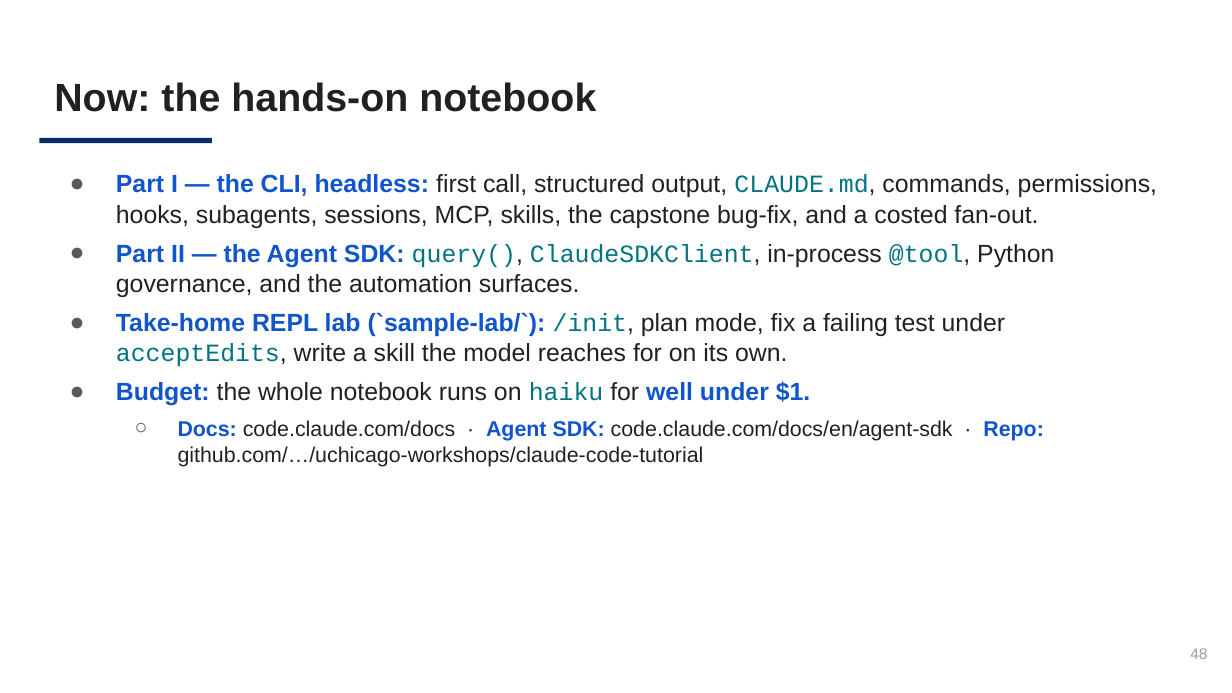
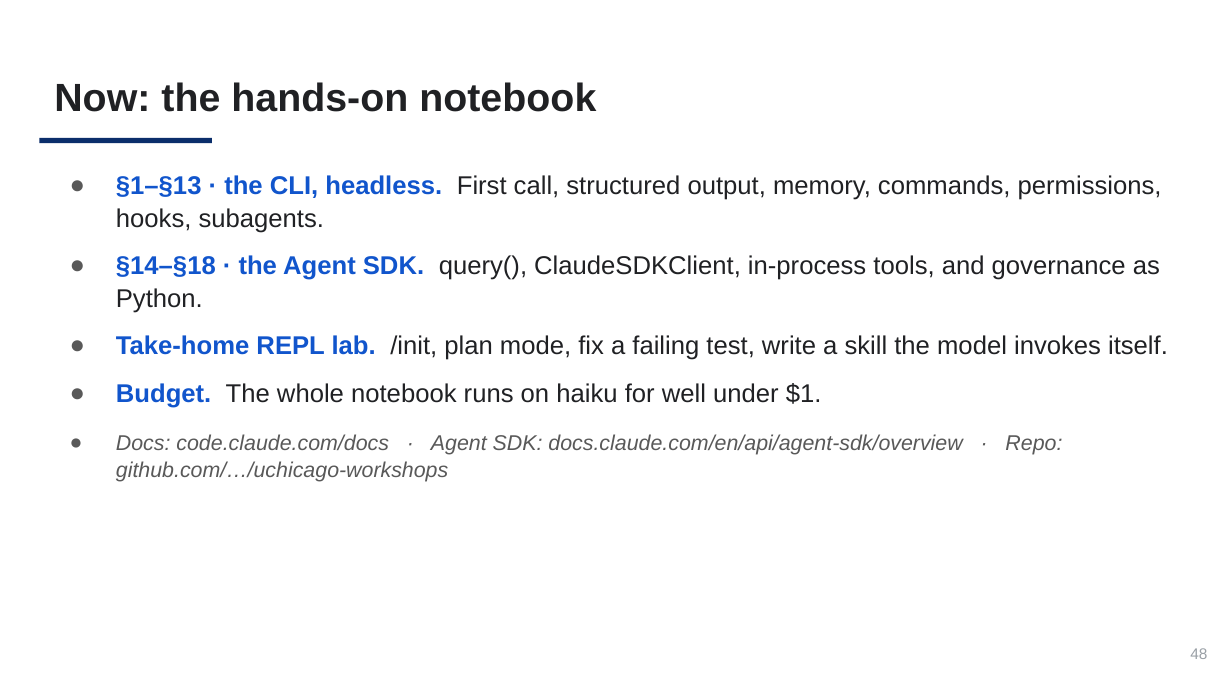
Before and after one commit to PursuitOfDataScience/uchicago-workshops, a slide deck: slide 48 of claude-code-tutorial/claude-code-tutorial.pptx. Drawn at 1232x693 pixels with LibreOffice and Linux fonts; fonts in the diff are those of the drawing. Boxes give left, top, right and bottom in pixels: in the first picture for what was removed or moved away, otherwise in the second. Text is boxed around its words. In the diff, an @@ line names an element or a change of style, - is before the commit and + after.

```diff
--- a/claude-code-tutorial/claude-code-tutorial.pptx
+++ b/claude-code-tutorial/claude-code-tutorial.pptx
@@ text at bbox=[116, 175, 1168, 482]: text changed; size 14.5 to 15 pt @@
-● Part I — the CLI, headless: first call, structured output, CLAUDE.md, commands, permissions, hooks, subagents, sessions, MCP, skills, the capstone bug-fix, and a costed fan-out.
-● Part II — the Agent SDK: query(), ClaudeSDKClient, in-process @tool, Python governance, and the automation surfaces.
-● Take-home REPL lab (`sample-lab/`): /init, plan mode, fix a failing test under acceptEdits, write a skill the model reaches for on its own.
-● Budget: the whole notebook runs on haiku for well under $1.
-  ○ Docs: code.claude.com/docs · Agent SDK: code.claude.com/docs/en/agent-sdk · Repo: github.com/…/uchicago-workshops/claude-code-tutorial
+● §1–§13 · the CLI, headless. First call, structured output, memory, commands, permissions, hooks, subagents.
+● §14–§18 · the Agent SDK. query(), ClaudeSDKClient, in-process tools, and governance as Python.
+● Take-home REPL lab. /init, plan mode, fix a failing test, write a skill the model invokes itself.
+● Budget. The whole notebook runs on haiku for well under $1.
+● Docs: code.claude.com/docs · Agent SDK: docs.claude.com/en/api/agent-sdk/overview · Repo: github.com/…/uchicago-workshops
```
Also in this commit, not shown: 35 other slides changed, 3 other files.
